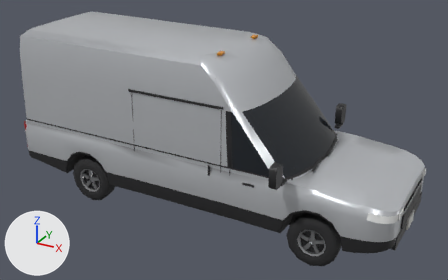
A saved change to the glTF model pipeline/heroes/out/vehicles/van.glb.
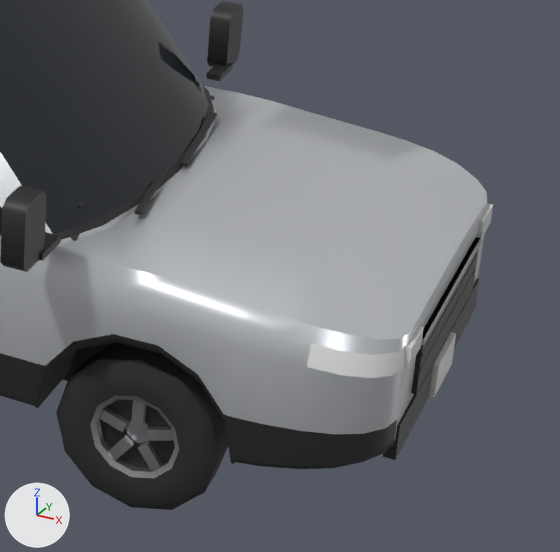
Old and new are each drawn whole from a 50 mm lens placed at (4.25, -7.49, 4.81), pointed at (0.15, -0.03, 1.07) and again close up on the part from 60% to 100% of the width and 37% to 100% of the height. Arrows for +X, +Y and +Z are at lower left; the lights stay in place. The older version's two pictures come first. Objects named as collision shapes, trigger or cutter boxes, shadow casters or lower levels of detail are left out. Vertices at exactly the same position are counted once.

The scene before the commit, as lines of its bpy script (objects in view):
```python
me_lod0 = bpy.data.meshes.new('lod0')
me_lod0.from_pydata(...)  # 1884 vertices, 3348 faces; spans x -2.99..2.98, y -1.3..1.3, z 0.0..2.57
me_lod0.materials.append(mat_paint)
me_lod0.materials.append(mat_glass)
me_lod0.materials.append(mat_chrome)
me_lod0.materials.append(mat_trim)
me_lod0.materials.append(mat_tyre)
me_lod0.materials.append(mat_rim)
me_lod0.materials.append(mat_head)
me_lod0.materials.append(mat_tail)
me_lod0.materials.append(mat_amber)
me_lod0.materials.append(mat_plate)
me_lod0.materials.append(mat_interior)
me_lod0.materials.append(mat_under)
ob_lod0 = bpy.data.objects.new('lod0', me_lod0)
ob_lod0.location = (0.0, 0.0, 0.0)
```
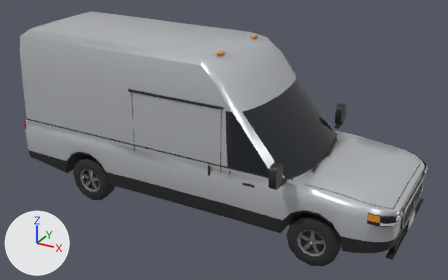
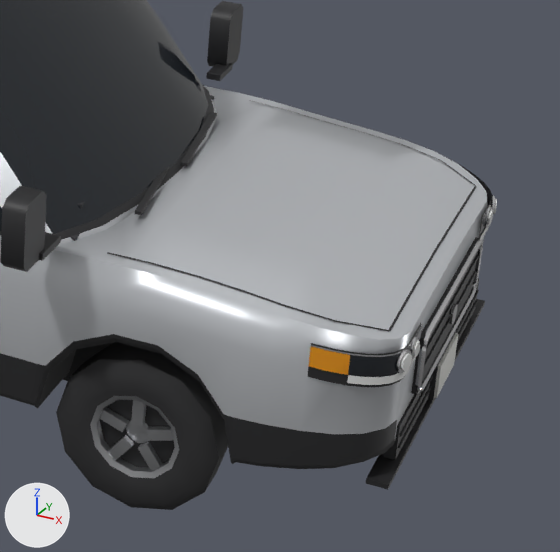
Location of each change, (x1, y1, x2, y2) in pixels of the close-ups (560 x 552 px; the box of a moved part takes in the faces that stretch with it):
```json
{"object": "lod0", "change": "reshaped", "before": [0, 0, 493, 510], "after": [0, 0, 497, 510]}
{"part": 1, "of": "me_lod0", "change": "added", "after": [448, 303, 458, 325]}
{"part": 2, "of": "me_lod0", "change": "added", "after": [485, 206, 492, 227]}
{"part": 3, "of": "me_lod0", "change": "added", "after": [410, 336, 418, 360]}
{"part": 4, "of": "me_lod0", "change": "added", "after": [366, 299, 485, 490]}
{"part": 5, "of": "me_lod0", "change": "added", "after": [487, 209, 493, 225]}
{"part": 6, "of": "me_lod0", "change": "added", "after": [412, 340, 420, 358]}
{"part": 7, "of": "me_lod0", "change": "moved or reshaped", "before": [429, 332, 456, 397], "after": [434, 333, 458, 398]}
{"part": 8, "of": "me_lod0", "change": "rebuilt", "before": [420, 270, 475, 374], "after": [423, 271, 476, 371]}
{"part": 9, "of": "me_lod0", "change": "rebuilt", "before": [422, 253, 478, 357], "after": [426, 255, 479, 352], "on screen": "7% shorter"}
{"part": 10, "of": "me_lod0", "change": "built on", "before": [404, 203, 493, 368], "after": [107, 100, 497, 448]}
{"part": 11, "of": "me_lod0", "change": "edited", "before": [0, 114, 488, 465], "after": [0, 114, 488, 465], "on screen": "looks the same"}
{"part": 12, "of": "me_lod0", "change": "recoloured", "before": [307, 344, 407, 378], "after": [307, 345, 407, 367]}
```

Edits to the scene script, one JSON object a line:
```json
{"block": "me_lod0", "where": "# used by ob_lod0; location = (0.0, 0.0, 0.0)"}
{"op": "remove", "block": "me_lod0", "code": "me_lod0.from_pydata(...)  # 1884 vertices, 3348 faces; spans x -2.99..2.98, y -1.3..1.3, z 0.0..2.57"}
{"op": "add", "block": "me_lod0", "code": "me_lod0.from_pydata(...)  # 2354 vertices, 3994 faces; spans x -2.99..2.99, y -1.3..1.3, z 0.0..2.57"}
{"block": "me_lod0", "change": "me_lod0 part 1: a new loose piece, a 10-sided cylinder along x spanning x 2.976..2.992, y -0.045..0.045, z 0.707..0.793, in mat_chrome"}
{"block": "me_lod0", "change": "me_lod0 part 2: a new loose piece, a 10-sided cylinder along x spanning x 2.961..2.97, y 0.6081..0.7053, z 0.8696..0.962, in mat_chrome"}
{"block": "me_lod0", "change": "me_lod0 part 3: a new loose piece, a 10-sided cylinder along x spanning x 2.961..2.97, y -0.7053..-0.6081, z 0.8696..0.962, in mat_chrome"}
{"block": "me_lod0", "change": "me_lod0 part 4: a new loose piece, a box spanning x 2.885..2.975, y -0.85..0.85, z 0.374..0.396, in mat_trim"}
{"block": "me_lod0", "change": "me_lod0 part 5: a new loose piece, a 10-sided cylinder along x spanning x 2.962..2.98, y 0.621..0.693, z 0.882..0.95, in mat_head"}
{"block": "me_lod0", "change": "me_lod0 part 6: a new loose piece, a 10-sided cylinder along x spanning x 2.962..2.98, y -0.693..-0.621, z 0.882..0.95, in mat_head"}
{"block": "me_lod0", "change": "me_lod0 part 7: the loose piece of 8 vertices spanning x 2.96..2.98, y -0.16..0.16, z 0.42..0.58 is moved by (0.01, 0.0, 0.0)"}
{"block": "me_lod0", "change": "me_lod0 part 8: the loose piece of 8 vertices spanning x 2.95..2.97, y -0.48..0.48, z 0.7..0.74 is rebuilt with 8 vertices and now spans x 2.97..2.98, y -0.47..0.47, z 0.71..0.73"}
{"block": "me_lod0", "change": "me_lod0 part 9: the loose piece of 8 vertices spanning x 2.95..2.97, y -0.48..0.48, z 0.79..0.81 is rebuilt with 8 vertices and now spans x 2.97..2.98, y -0.47..0.47, z 0.79..0.81"}
{"block": "me_lod0", "change": "me_lod0 part 10: 24 vertices removed from x 2.94..2.98, y -0.72..0.72, z 0.86..0.95; 386 vertices added at x 1.76..2.99, y -1.0..1.0, z 0.41..1.14"}
{"block": "me_lod0", "change": "me_lod0 part 11: 100 kept faces spanning x -1.98..2.97, y -1.02..1.03, z 0.09..1.47 get new vertex colours"}
{"block": "me_lod0", "change": "me_lod0 part 12: 16 faces spanning x 2.64..2.95, y -0.99..0.99, z 0.86..1.0 switch from mat_head to mat_paint"}
```
